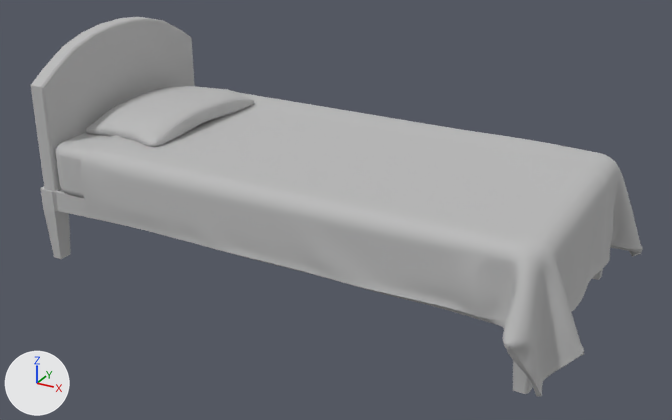
Two versions of the OBJ model Maya/BedModel.obj, one commit apart.
The view is the same before and after, from a 50 mm camera at (63.3, -110.7, 75.1) aimed at (3.7, -2.3, 20.9). The lights are fixed; the arrows at lower left show +X, +Y and +Z. Where no turn or scale is listed for an object, it has been applied to the vertices. Vertices at the same position are counted once.

The scene before the commit, as lines of its bpy script (objects in view):
```python
me_bedmodel = bpy.data.meshes.new('BedModel')
me_bedmodel.from_pydata(...)  # 22849 vertices, 22820 faces; spans x -38.8..44.0, y -24.4..24.5, z 9.9..43.6
me_bedmodel.materials.append(mat_initialshadinggroup)  # grey #bcbcbc
ob_bedmodel = bpy.data.objects.new('BedModel', me_bedmodel)
ob_bedmodel.location = (0.0, 0.0, 0.0)
```
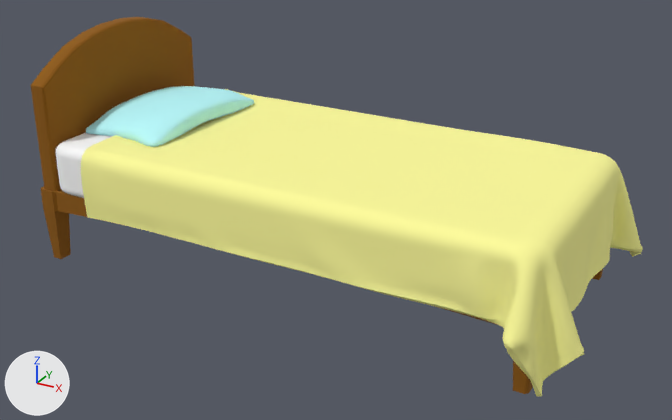
The change, as a diff of the scene's bpy script:
```diff
--- a/Maya/BedModel.obj.py
+++ b/Maya/BedModel.obj.py
@@ mat_lambert5sg @@
+mat_lambert5sg = principled_material('lambert5SG')
+mat_lambert5sg.base_color = (0.27, 0.1, 0.0)  # brown #8e5900
+mat_lambert5sg.roughness = 1.0
@@ mat_lambert3sg @@
+mat_lambert3sg = principled_material('lambert3SG')
+mat_lambert3sg.base_color = (0.49, 0.97, 1.0)  # cyan #bafcff
+mat_lambert3sg.roughness = 1.0
@@ mat_lambert2sg @@
+mat_lambert2sg = principled_material('lambert2SG')
+mat_lambert2sg.base_color = (1.0, 0.98, 0.33)  # yellow #fffd9b
+mat_lambert2sg.roughness = 1.0
@@ mat_lambert4sg @@
+mat_lambert4sg = principled_material('lambert4SG')
+mat_lambert4sg.base_color = (1.0, 1.0, 1.0)  # white #ffffff
+mat_lambert4sg.roughness = 1.0
@@ me_bedmodel @@
 me_bedmodel.from_pydata(...)  # 22849 vertices, 22820 faces; spans x -38.8..44.0, y -24.4..24.5, z 9.9..43.6
 # used by ob_bedmodel; location = (0.0, 0.0, 0.0)
+# me_bedmodel part 1: 492 of the faces centred in x -38.8..38.8, y -18.2..18.2, z 9.9..43.6 switch from mat_initialshadinggroup (grey #bcbcbc) to mat_lambert5sg (brown #8e5900)
+# me_bedmodel part 2: 121 of the faces centred in x -35.9..-33.5, y -18.1..18.1, z 21.2..29.0 switch from mat_initialshadinggroup (grey #bcbcbc) to mat_lambert4sg (white #ffffff)
+# me_bedmodel part 3: 13 of the faces centred in x 1.3, y 0.0..18.2, z 21.2..29.0 switch from mat_initialshadinggroup (grey #bcbcbc) to mat_lambert4sg (white #ffffff)
+# me_bedmodel part 4: 11 of the faces centred in x 1.3, y -18.2..-16.9, z 21.2..29.0 switch from mat_initialshadinggroup (grey #bcbcbc) to mat_lambert4sg (white #ffffff)
+# me_bedmodel part 5: 20806 of the faces centred in x -28.7..43.8, y -24.0..24.3, z 12.2..29.6 switch from mat_initialshadinggroup (grey #bcbcbc) to mat_lambert2sg (yellow #fffd9b)
+# me_bedmodel part 6: 1256 of the faces centred in x -34.6..-19.7, y -12.2..13.2, z 29.0..32.5 switch from mat_initialshadinggroup (grey #bcbcbc) to mat_lambert3sg (cyan #bafcff)
```

Where the change shows, as pixel boxes (x1, y1, x2, y2) in the pictures (672 x 420 px):
part 1 of me_bedmodel, recoloured (grey to brown): (31, 17, 603, 394) in both
part 2 of me_bedmodel, recoloured (grey to white): (56, 133, 85, 194) in both
part 3 of me_bedmodel, recoloured (grey to white): (65, 133, 112, 149) in both
part 4 of me_bedmodel, recoloured (grey to white): (61, 145, 86, 198) in both
part 5 of me_bedmodel, recoloured (grey to yellow): (81, 89, 643, 396) in both
part 6 of me_bedmodel, recoloured (grey to cyan): (86, 86, 254, 147) in both
